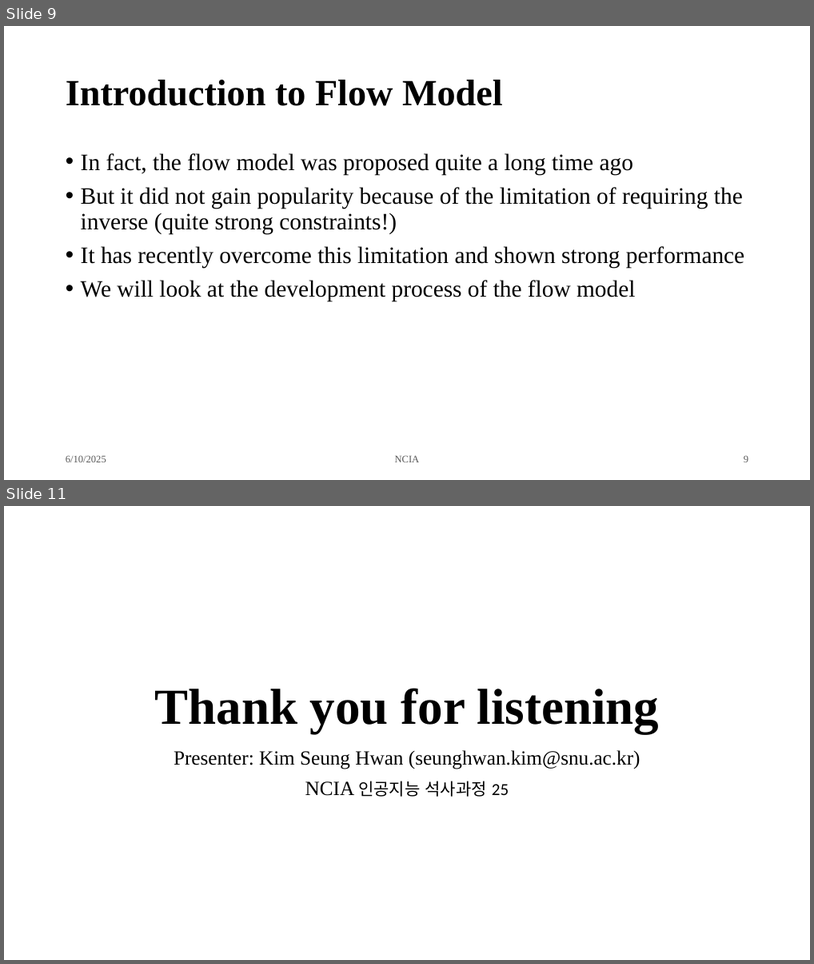
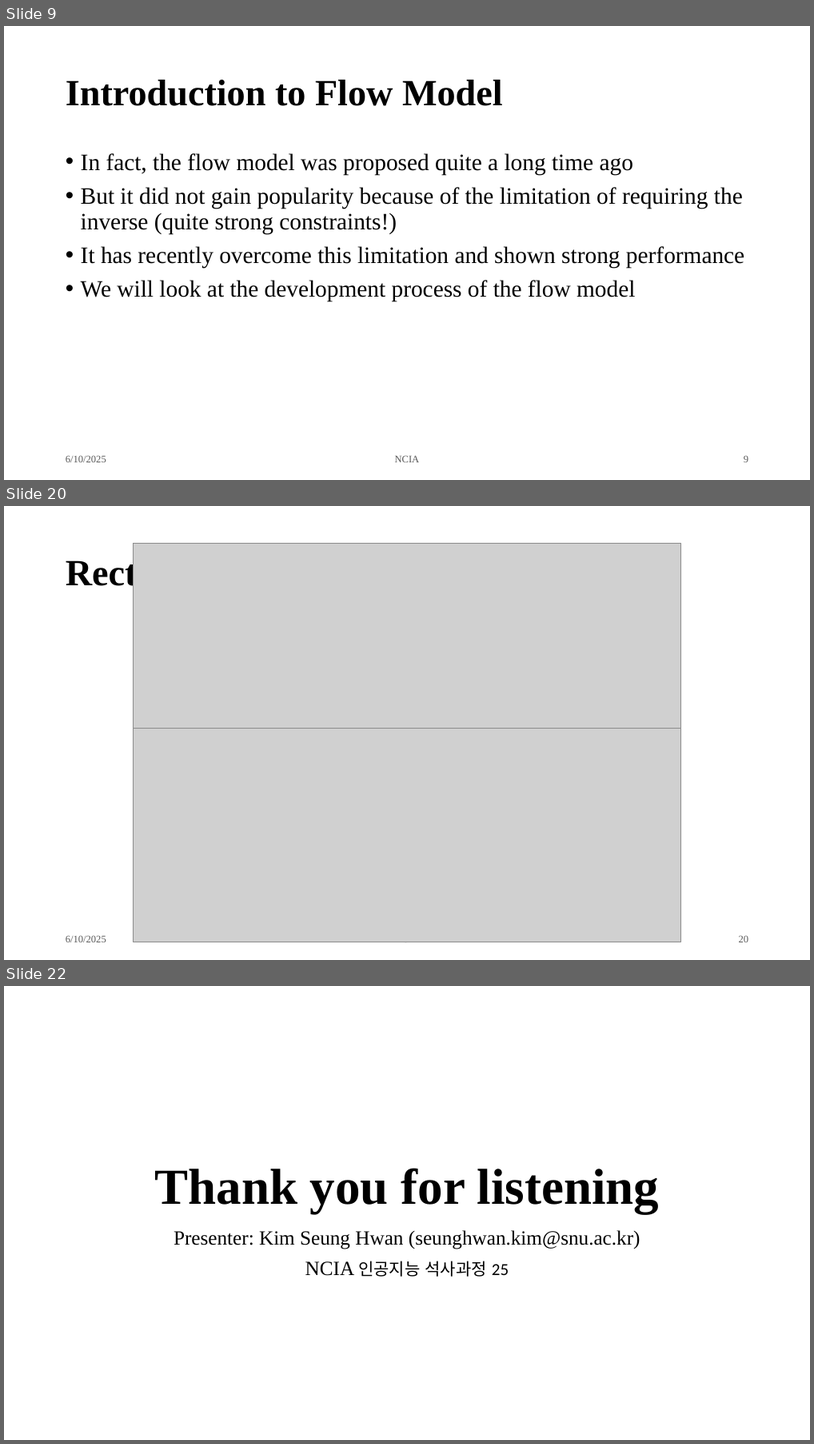
Before and after one commit to overnap/lab-seminar, a slide deck: ds/Introduction to Flow Matching.pptx. Shown one above the other, each under a label of ours: slides 9 and 11 before the commit, slides 9, 20 and 22 after it; the slides between them are not shown. The pictures are 814x964 and 814x1444 pixels, drawn with LibreOffice and Linux fonts; fonts in the diff are those of the drawing; grey boxes stand for pictures. Boxes give left, top, right and bottom in pixels: in the first picture for what was removed or moved away, otherwise in the second. Text is boxed around its words. In the diff, an @@ line names an element or a change of style, - is before the commit and + after.

Commit message:
Add intro to flow matching

```diff
--- a/ds/Introduction to Flow Matching.pptx
+++ b/ds/Introduction to Flow Matching.pptx
@@ slide 20 added at (x1=4, y1=506, x2=810, y2=960), background #FFFFFF @@
@@ picture added at (x1=133, y1=544, x2=682, y2=728) @@
@@ title added at (x1=66, y1=557, x2=207, y2=593), 44 pt, text #000000, bold @@
+Rectified Flow
@@ picture added at (x1=133, y1=728, x2=682, y2=941) @@
@@ text added at (x1=66, y1=935, x2=106, y2=942), 12 pt, text #595959 @@
+6/10/2025
@@ page number added at (x1=739, y1=935, x2=750, y2=942), 12 pt, text #595959 @@
+20
@@ text added at (x1=395, y1=941, x2=420, y2=944), 12 pt, text #595959 @@
+NCIA
@@ what was slide 11 is now slide 22 @@
```
Also in this commit, not shown: 2 slides changed, 10 other slides added.
